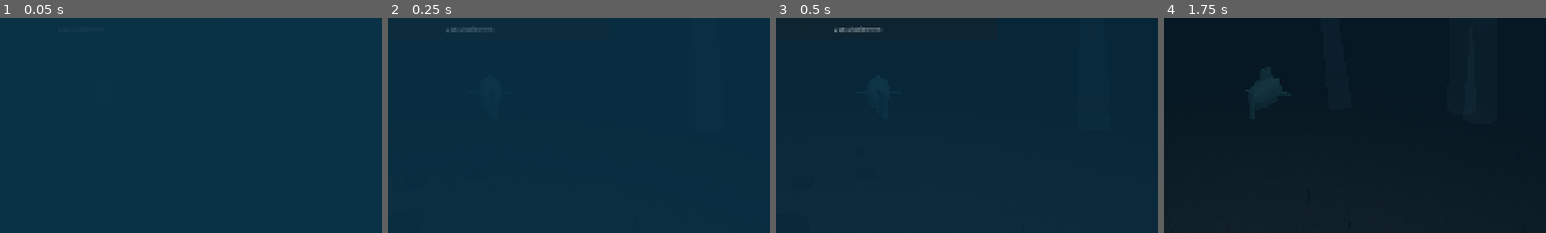
Above: before the commit, frames 1-4 (left to right).
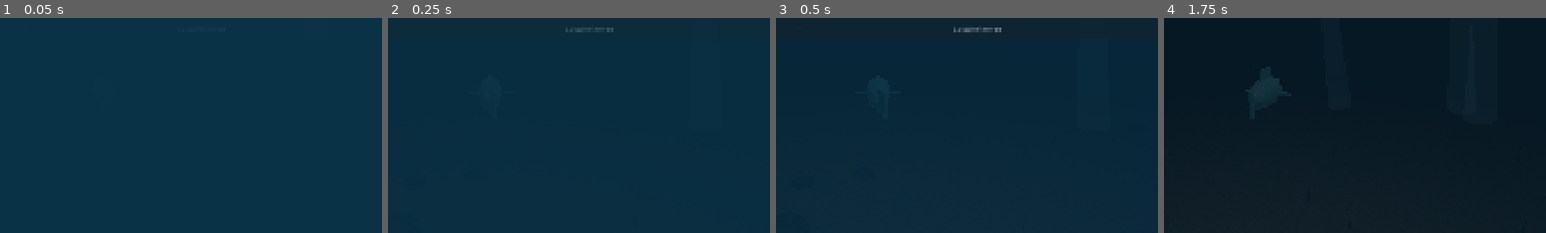
Above: after the commit, the same moments.

Repository: Mayo73/agenthub-backup
Game: Godot game, scene res://scenes/fish.tscn
The game is run twice, just before and just after one commit, with the same random seed, the same clock (stepped at 60 frames per second) and the same inputs. This scene is started directly instead of the project's main scene.
Inputs (mouse positions are % of the whole screen's width and height, from its top left):
- Up to frame 1 (0.05 s): no input
- Up to frame 2 (0.25 s): no input
- Up to frame 3 (0.5 s): no input
- Up to frame 4 (1.75 s): click "Losschwimmen" at 0.5 s; tap Enter at 1.25 s; move the mouse to (72, 45) at 1.27 s; hold D (rechts) from 1.28 s (still down); hold T (zeitstrahl) from 1.28 s (still down); click (72, 45) at 1.42 s
The pictures show only the part of the screen within x 37-87%, y 33-83%; the shares and areas given below are measured in that part.

The runs differ from the first frame. In frame 2, 0.3% of the frame differs, in the area x 15-59%, y 4-7%; in frame 3, 0.5%, in the area x 15-59%, y 3-7%; in frame 4, nothing differs.

Commit message:
T-0458: Übergangsbildschirm der Fischphase zeigt den Zeitstrahl
Erstellt vom lokalen Agent (Modell qwen3.5:35b-a3b, Versuch 3 von 5).

Diff:
--- a/scripts/fish_intro.gd
+++ b/scripts/fish_intro.gd
@@ -9,6 +9,7 @@
 
 var title_label: Label
 var lines_box: VBoxContainer
+var timeline_view: TimelineView
 var go_button: Button
 var time_left := 0.0
 
@@ -24,6 +25,7 @@
 	box.name = "Box"
 	box.position = Vector2(560, 220)
 	box.add_theme_constant_override("separation", 14)
+	box.custom_minimum_size = Vector2(1300, 144)
 	add_child(box)
 	title_label = Label.new()
 	title_label.name = "Title"
@@ -33,6 +35,11 @@
 	lines_box = VBoxContainer.new()
 	lines_box.name = "Lines"
 	box.add_child(lines_box)
+	timeline_view = TimelineView.new()
+	timeline_view.name = "Timeline"
+	timeline_view.use_compact(Vector2(1300, 144))
+	timeline_view.custom_minimum_size = Vector2(1300, 144)
+	box.add_child(timeline_view)
 	go_button = Button.new()
 	go_button.name = "Go"
 	go_button.text = "Losschwimmen"
@@ -56,6 +63,20 @@
 	visible = true
 
 
+## Zeigt den Zeitstrahl mit Leiste und Zeilen; bei leerem Zeitstrahl bleibt die Leiste unsichtbar.
+func show_timeline(t: EvolutionTimeline) -> void:
+	if t.size() == 0:
+		timeline_view.visible = false
+		return
+	timeline_view.show_timeline(t)
+	timeline_view.visible = true
+	for line in t.summary_lines():
+		var l := Label.new()
+		l.text = line
+		l.add_theme_font_size_override("font_size", 24)
+		lines_box.add_child(l)
+
+
 func close() -> void:
 	if not visible:
 		return
--- a/scripts/fish_main.gd
+++ b/scripts/fish_main.gd
@@ -138,6 +138,7 @@
 	intro.name = "Intro"
 	add_child(intro)
 	intro.open(player.build)
+	intro.show_timeline(timeline)
 	setup_timeline_view()
 
 	camera.position = ChaseCamera.target_position(player.motion.position, player.motion.yaw, player.size)
--- a/tests/test_fish_intro.gd
+++ b/tests/test_fish_intro.gd
@@ -5,6 +5,7 @@
 
 func setup() -> void:
 	intro = FishIntro.new()
+	(Engine.get_main_loop() as SceneTree).root.add_child(intro)
 
 
 func teardown() -> void:
@@ -48,3 +49,24 @@
 	intro.open(FishBuild.new())
 	intro.go_button.pressed.emit()
 	check(not intro.visible, "intro.visible soll falsch sein nach Knopfdruck")
+
+
+func test_zeitstrahl() -> void:
+	var timeline := EvolutionTimeline.new()
+	timeline.add("build", "Schwanzflosse", Diet.PFLANZENFRESSER, 0.0, Color.GREEN, "fisch")
+	timeline.add("upgrade", "Sichtweite", Diet.PFLANZENFRESSER, 1.0, Color.BLUE, "fisch")
+	check_eq(timeline.size(), 2, "Timeline hat 2 Einträge")
+	intro.show_timeline(timeline)
+	check_eq(intro.timeline_view.item_count(), 2, "timeline_view.item_count() ist 2")
+	check(intro.timeline_view.visible, "timeline_view.visible soll wahr sein")
+	var lines := intro.lines_box.get_children()
+	check(lines.size() > 0, "mindestens ein Label in lines_box")
+	if lines.size() > 0:
+		var first_line := lines[0] as Label
+		check("Entwicklungsschritte: 2" in first_line.text, "Label hat Text 'Entwicklungsschritte: 2'")
+
+
+func test_leer() -> void:
+	var timeline := EvolutionTimeline.new()
+	intro.show_timeline(timeline)
+	check(not intro.timeline_view.visible, "timeline_view.visible soll falsch sein bei leerem Zeitstrahl")
